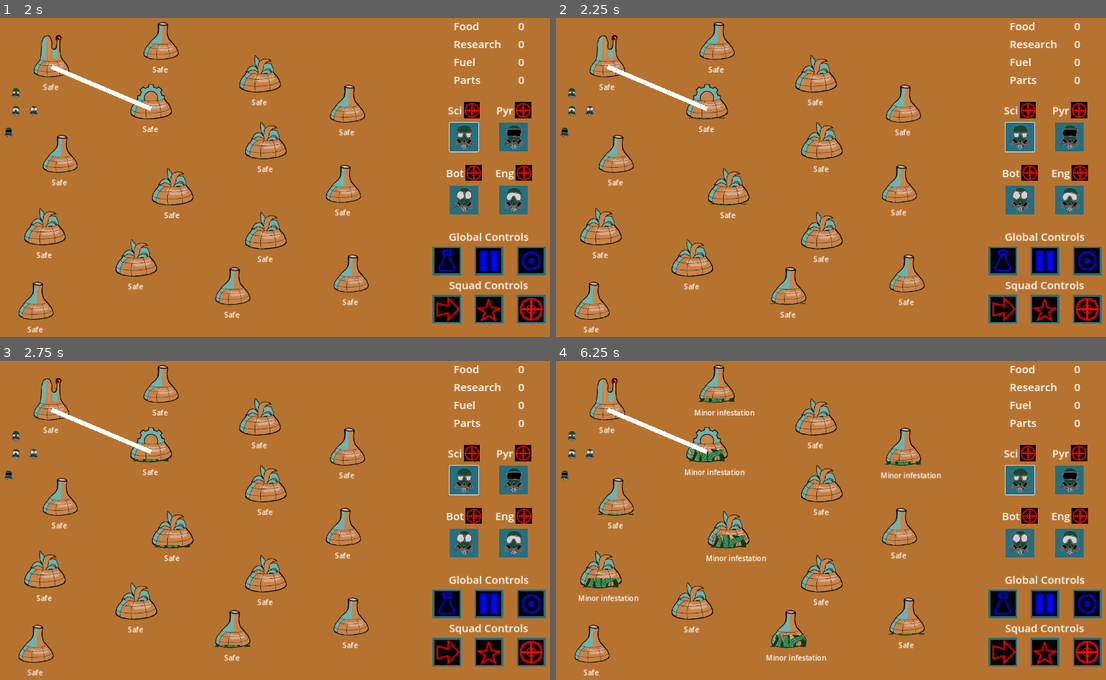
Above: before the commit, frames 1-4 (two rows, left to right).
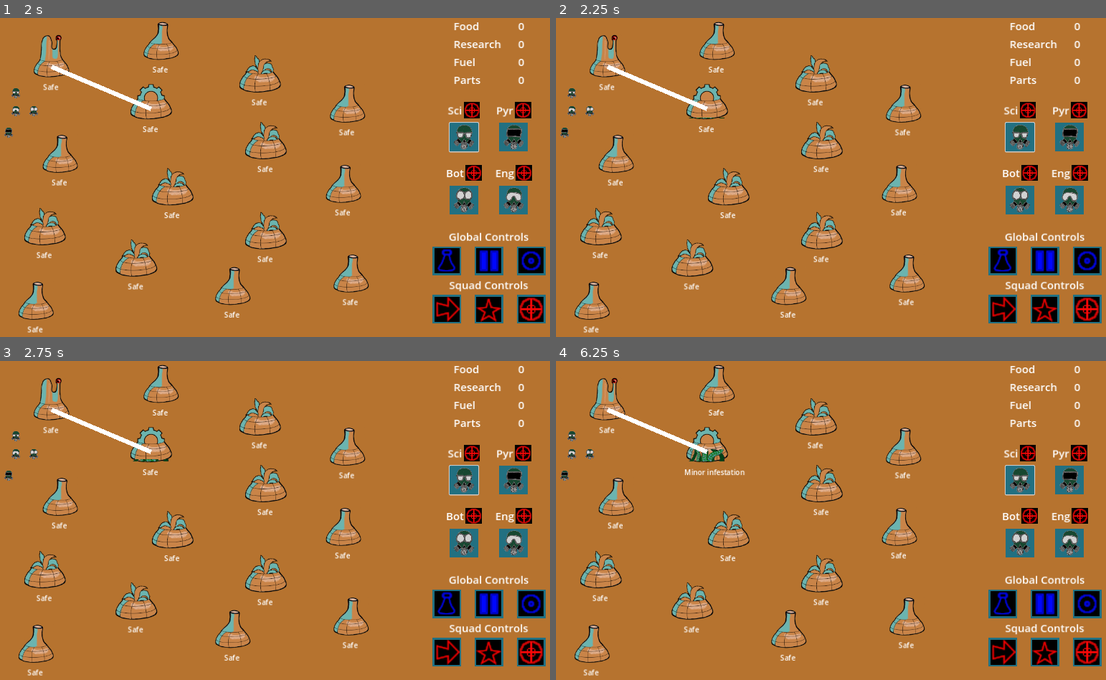
Above: after the commit, the same moments.

Repository: Aveli-games/contra-tentacula
Game: Godot game, scene res://main.tscn
Same seed, same stepped clock (60 frames per second), same inputs: the game is played once before the commit and once after it.
Inputs (mouse positions are in pixels of both pictures, inside the frame that each line leads up to):
- Up to frame 1 (2 s): click (462, 136) at 0.52 s; click (462, 136) at 1.27 s
- Up to frame 2 (2.25 s): click (1018, 136) at 2.02 s
- Up to frame 3 (2.75 s): no input
- Up to frame 4 (6.25 s): tap Enter at 2.75, 4.25 s; move the mouse to (572, 437) at 2.77 s; click (572, 437) at 2.92 s; tap Space at 3.5 s; move the mouse to (567, 475) at 3.52 s; click (567, 475) at 3.67 s; move the mouse to (589, 453) at 4.27 s; click (589, 453) at 4.42 s; move the mouse to (572, 453) at 5.02 s; click (572, 453) at 5.17 s; move the mouse to (1001, 571) at 5.77 s; click (1001, 571) at 5.92 s

Frame 1 is identical in both runs. In frame 2, less than 0.1% of the frame differs, in the area x 28-46%, y 58-90%; in frame 3, less than 0.1%; in frame 4, 1.4%, in the area x 4-71%, y 11-94%.

Commit message:
rarer random infestation

Diff:
--- a/dome.gd
+++ b/dome.gd
@@ -30,7 +30,7 @@
 			infestation_stage = InfestationStage.UNINFESTED
 			$DomeStatus.text = "Safe"
 			infestation_rate = 0.0
-		if randf() < .1 && infestation_rate == 0: # Temp, infestation should be initiated by main eventually
+		if randf() < .01 && infestation_rate == 0: # Temp, infestation should be initiated by main eventually
 				infestation_rate += .1
 	elif infestation_percentage <= .50:
 		if infestation_stage != InfestationStage.MINOR:
